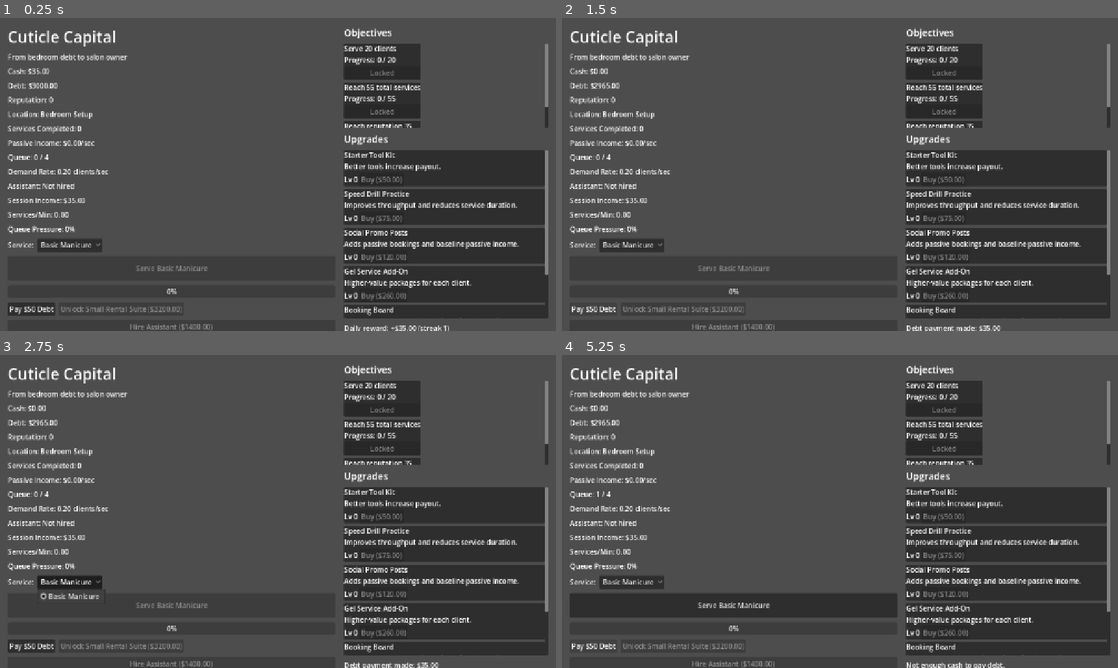
Above: before the commit, frames 1-4 (two rows, left to right).
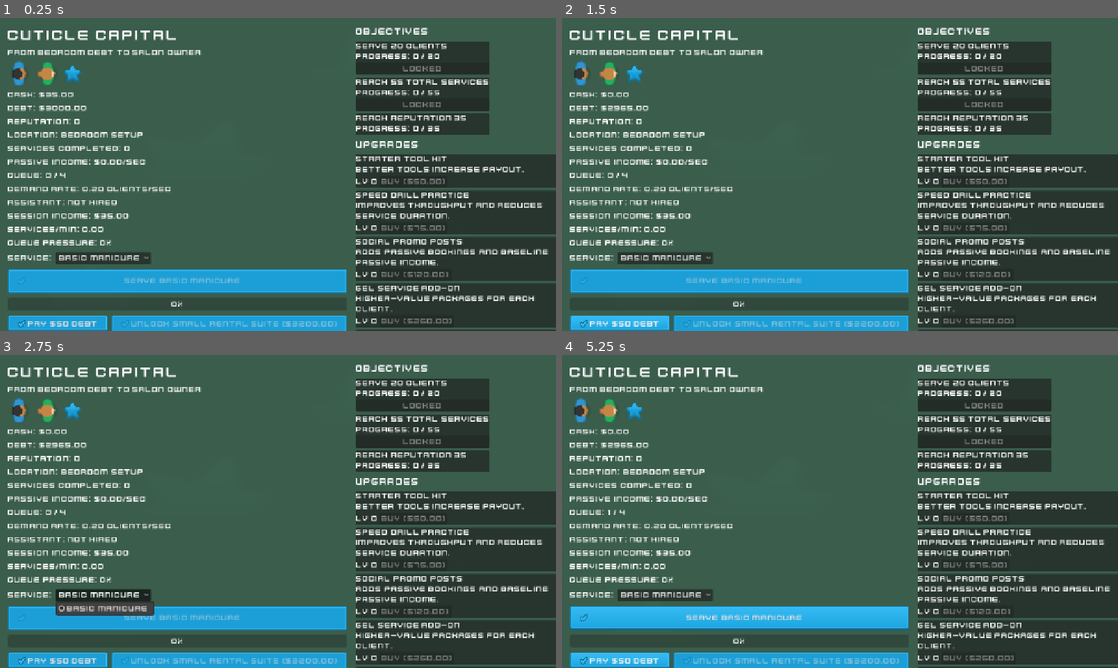
Above: after the commit, the same moments.

Repository: TinyRocketLaunch/cuticle-capital-game
Game: Godot game, scene res://scenes/Main.tscn
Two runs of this game, one before a commit and one after it. Both use one fixed random seed, a clock stepped at 60 frames per second and the inputs below.
Inputs:
- Up to frame 1 (0.25 s): no input
- Up to frame 2 (1.5 s): click "Basic Manicure" at 0.5 s; click "Pay $50 Debt" at 1.25 s
- Up to frame 3 (2.75 s): click "Basic Manicure" at 2 s
- Up to frame 4 (5.25 s): click "Pay $50 Debt" at 2.75 s; click "Basic Manicure" at 3.5 s; click "Pay $50 Debt" at 4.25 s; tap Enter at 5 s

The runs differ from the first frame. In frame 1, 36% of the frame differs, in the area x 1-100%, y 3-100%; in frame 2, 36%; in frame 3, 36%; in frame 4, 36%.

Commit message:
Import CC0 Kenney visuals and theme runtime UI

Diff:
--- a/godot/scripts/main.gd
+++ b/godot/scripts/main.gd
@@ -2,6 +2,15 @@
 
 const SAVE_PATH := "user://savegame.json"
 const TELEMETRY_PATH := "user://telemetry.jsonl"
+const KENNEY_FONT_PATH := "res://assets/fonts/kenney/kenney_future.ttf"
+const UI_BUTTON_PRIMARY_PATH := "res://assets/ui/kenney/button_primary.png"
+const UI_BUTTON_SECONDARY_PATH := "res://assets/ui/kenney/button_secondary.png"
+const UI_BUTTON_FLAT_PATH := "res://assets/ui/kenney/button_flat.png"
+const UI_ICON_CHECK_PATH := "res://assets/ui/kenney/icon_checkmark.png"
+const UI_ICON_STAR_PATH := "res://assets/ui/kenney/icon_star.png"
+const TILE_BACKGROUND_PATH := "res://assets/tilesets/kenney/floor_tile_01.png"
+const CUSTOMER_MALE_PATH := "res://assets/sprites/kenney/customer_male.png"
+const CUSTOMER_FEMALE_PATH := "res://assets/sprites/kenney/customer_female.png"
 
 var economy: Dictionary = {}
 var state: Dictionary = {
@@ -160,6 +169,18 @@
     state["selected_service_id"] = _get_default_unlocked_service_id()
 
 func _build_ui() -> void:
+    _apply_visual_theme()
+
+    var floor_tex := _load_texture_if_exists(TILE_BACKGROUND_PATH)
+    if floor_tex != null:
+        var background := TextureRect.new()
+        background.set_anchors_and_offsets_preset(Control.PRESET_FULL_RECT)
+        background.expand_mode = TextureRect.EXPAND_IGNORE_SIZE
+        background.stretch_mode = TextureRect.STRETCH_SCALE
+        background.texture = floor_tex
+        background.modulate = Color(0.65, 0.72, 0.78, 0.35)
+        add_child(background)
+
     var root := MarginContainer.new()
     root.set_anchors_and_offsets_preset(Control.PRESET_FULL_RECT)
     root.add_theme_constant_override("margin_left", 18)
@@ -195,6 +216,37 @@
     ui["subtitle"].text = "From bedroom debt to salon owner"
     left.add_child(ui["subtitle"])
 
+    var portraits := HBoxContainer.new()
+    portraits.add_theme_constant_override("separation", 8)
+    left.add_child(portraits)
+
+    var customer_male_tex := _load_texture_if_exists(CUSTOMER_MALE_PATH)
+    if customer_male_tex != null:
+        var portrait_male := TextureRect.new()
+        portrait_male.texture = customer_male_tex
+        portrait_male.custom_minimum_size = Vector2(56, 56)
+        portrait_male.expand_mode = TextureRect.EXPAND_IGNORE_SIZE
+        portrait_male.stretch_mode = TextureRect.STRETCH_KEEP_ASPECT_CENTERED
+        portraits.add_child(portrait_male)
+
+    var customer_female_tex := _load_texture_if_exists(CUSTOMER_FEMALE_PATH)
+    if customer_female_tex != null:
+        var portrait_female := TextureRect.new()
+        portrait_female.texture = customer_female_tex
+        portrait_female.custom_minimum_size = Vector2(56, 56)
+        portrait_female.expand_mode = TextureRect.EXPAND_IGNORE_SIZE
+        portrait_female.stretch_mode = TextureRect.STRETCH_KEEP_ASPECT_CENTERED
+        portraits.add_child(portrait_female)
+
+    var star_tex := _load_texture_if_exists(UI_ICON_STAR_PATH)
+    if star_tex != null:
+        var star_icon := TextureRect.new()
+        star_icon.texture = star_tex
+        star_icon.custom_minimum_size = Vector2(42, 42)
+        star_icon.expand_mode = TextureRect.EXPAND_IGNORE_SIZE
+        star_icon.stretch_mode = TextureRect.STRETCH_KEEP_ASPECT_CENTERED
+        portraits.add_child(star_icon)
+
     ui["cash"] = Label.new()
     left.add_child(ui["cash"])
 
@@ -247,6 +299,7 @@
     ui["service_button"].text = "Start Service"
     ui["service_button"].custom_minimum_size = Vector2(280, 56)
     ui["service_button"].pressed.connect(_on_service_pressed)
+    _apply_button_skin(ui["service_button"], true)
     left.add_child(ui["service_button"])
 
     ui["progress"] = ProgressBar.new()
@@ -261,16 +314,26 @@
     ui["pay_debt"] = Button.new()
     ui["pay_debt"].text = "Pay $50 Debt"
     ui["pay_debt"].pressed.connect(_on_pay_debt_pressed)
+    _apply_button_skin(ui["pay_debt"], false)
     debt_row.add_child(ui["pay_debt"])
 
     ui["location_button"] = Button.new()
     ui["location_button"].text = "Unlock Next Location"
     ui["location_button"].pressed.connect(_on_unlock_location_pressed)
+    _apply_button_skin(ui["location_button"], false)
     debt_row.add_child(ui["location_button"])
 
     ui["hire_assistant"] = Button.new()
     ui["hire_assistant"].pressed.connect(_on_hire_assistant_pressed)
+    _apply_button_skin(ui["hire_assistant"], false)
     left.add_child(ui["hire_assistant"])
+
+    var check_icon := _load_texture_if_exists(UI_ICON_CHECK_PATH)
+    if check_icon != null:
+        ui["service_button"].icon = check_icon
+        ui["pay_debt"].icon = check_icon
+        ui["location_button"].icon = check_icon
+        ui["hire_assistant"].icon = check_icon
 
     var mission_header := Label.new()
     mission_header.text = "Objectives"
@@ -1066,3 +1129,58 @@
     else:
         file.seek_end()
     file.store_line(JSON.stringify(log_entry))
+
+
+func _load_texture_if_exists(path: String) -> Texture2D:
+    if not ResourceLoader.exists(path):
+        return null
+    return load(path) as Texture2D
+
+
+func _apply_visual_theme() -> void:
+    if not ResourceLoader.exists(KENNEY_FONT_PATH):
+        return
+    var font := load(KENNEY_FONT_PATH) as FontFile
+    if font == null:
+        return
+    var app_theme := Theme.new()
+    app_theme.default_font = font
+    app_theme.default_font_size = 18
+    theme = app_theme
+
+
+func _make_stylebox_from_texture(path: String):
+    var tex := _load_texture_if_exists(path)
+    if tex == null:
+        return null
+    var box := StyleBoxTexture.new()
+    box.texture = tex
+    box.texture_margin_left = 12.0
+    box.texture_margin_right = 12.0
+    box.texture_margin_top = 12.0
+    box.texture_margin_bottom = 12.0
+    box.content_margin_left = 22.0
+    box.content_margin_right = 22.0
+    box.content_margin_top = 10.0
+    box.content_margin_bottom = 10.0
+    return box
+
+
+func _apply_button_skin(button: Button, is_primary: bool) -> void:
+    var normal_path := UI_BUTTON_PRIMARY_PATH if is_primary else UI_BUTTON_SECONDARY_PATH
+    var hover_path := UI_BUTTON_SECONDARY_PATH if is_primary else UI_BUTTON_PRIMARY_PATH
+    var pressed_path := UI_BUTTON_FLAT_PATH
+
+    var normal_box: StyleBoxTexture = _make_stylebox_from_texture(normal_path)
+    var hover_box: StyleBoxTexture = _make_stylebox_from_texture(hover_path)
+    var pressed_box: StyleBoxTexture = _make_stylebox_from_texture(pressed_path)
+    var disabled_box: StyleBoxTexture = _make_stylebox_from_texture(UI_BUTTON_FLAT_PATH)
+
+    if normal_box != null:
+        button.add_theme_stylebox_override("normal", normal_box)
+    if hover_box != null:
+        button.add_theme_stylebox_override("hover", hover_box)
+    if pressed_box != null:
+        button.add_theme_stylebox_override("pressed", pressed_box)
+    if disabled_box != null:
+        button.add_theme_stylebox_override("disabled", disabled_box)
Binary file added: godot/assets/fonts/kenney/kenney_future.ttf
Not shown, added: godot/assets/fonts/kenney/kenney_future.ttf.import
Binary file added: godot/assets/sprites/kenney/customer_female.png
Not shown, added: godot/assets/sprites/kenney/customer_female.png.import
Binary file added: godot/assets/sprites/kenney/customer_male.png
Not shown, added: godot/assets/sprites/kenney/customer_male.png.import
Binary file added: godot/assets/tilesets/kenney/floor_tile_01.png
Not shown, added: godot/assets/tilesets/kenney/floor_tile_01.png.import
Binary file added: godot/assets/tilesets/kenney/floor_tile_02.png
Not shown, added: godot/assets/tilesets/kenney/floor_tile_02.png.import
Binary file added: godot/assets/tilesets/kenney/floor_tile_03.png
Not shown, added: godot/assets/tilesets/kenney/floor_tile_03.png.import
(and 15 more such lines)
